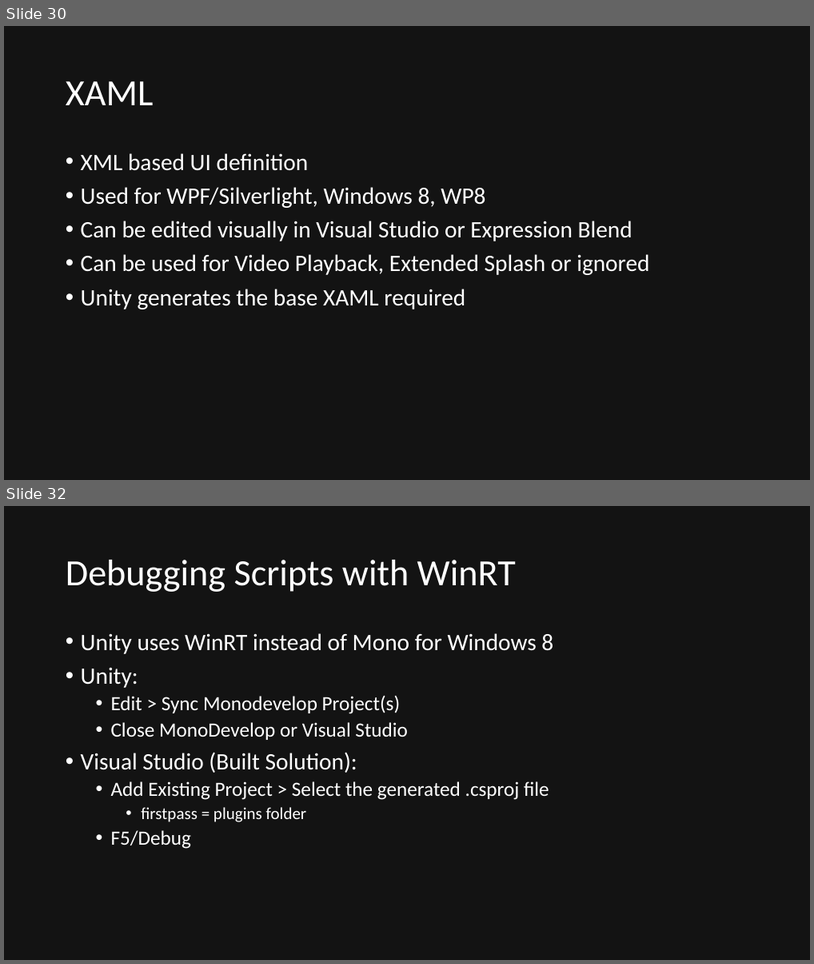
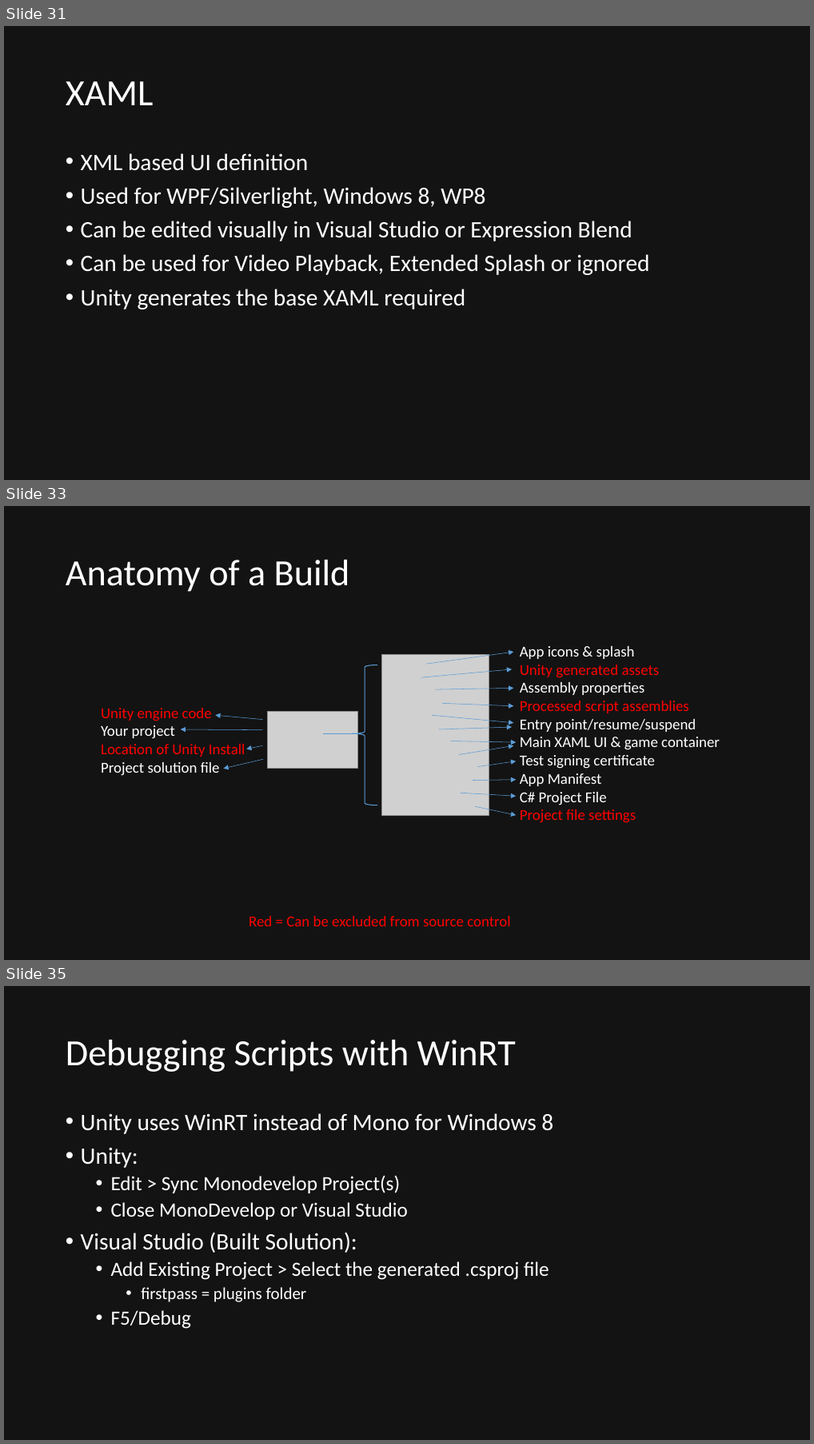
Before and after one commit to quandtm/UnitySTWorkshop, a slide deck: ST_Unity_101.pptx. Shown one above the other, each under a label of ours: slides 30 and 32 before the commit, slides 31, 33 and 35 after it; the slides between them are not shown. The pictures are 814x964 and 814x1444 pixels, drawn with LibreOffice and Linux fonts; fonts in the diff are those of the drawing; grey boxes stand for pictures. Boxes give left, top, right and bottom in pixels: in the first picture for what was removed or moved away, otherwise in the second. Text is boxed around its words. In the diff, an @@ line names an element or a change of style, - is before the commit and + after.

Commit message:
Build instructions and folder anatomy

```diff
--- a/ST_Unity_101.pptx
+++ b/ST_Unity_101.pptx
@@ slide 33 added at <box>4,506,810,960</box>, background #131313 @@
@@ title added at <box>66,560,350,592</box>, 44 pt, text #FFFFFF @@
+Anatomy of a Build
@@ text added at <box>520,646,720,823</box>, 18 pt, text #FFFFFF @@
+App icons & splash
+Unity generated assets
+Assembly properties
+Processed script assemblies
+Entry point/resume/suspend
+Main XAML UI & game container
+Test signing certificate
+App Manifest
+C# Project File
+Project file settings
@@ left brace added at <box>353,665,378,805</box>, outline #5B9BD5 1 pt @@
@@ picture added at <box>382,654,489,815</box> @@
@@ arrow added from (422, 677) to (512, 669), #5B9BD5 0.5 pt @@
@@ arrow added from (427, 664) to (514, 652), #5B9BD5 0.5 pt @@
@@ arrow added from (435, 689) to (514, 688), #5B9BD5 0.5 pt @@
@@ text added at <box>101,708,246,776</box>, 18 pt, text #FF0000 @@
+Unity engine code
+Your project
+Location of Unity Install
+Project solution file
@@ arrow added from (263, 720) to (216, 716), #5B9BD5 0.5 pt @@
@@ picture added at <box>268,711,358,768</box> @@
@@ arrow added from (432, 716) to (514, 723), #5B9BD5 0.5 pt @@
@@ arrow added from (442, 704) to (514, 706), #5B9BD5 0.5 pt @@
@@ arrow added from (263, 730) to (181, 729), #5B9BD5 0.5 pt @@
@@ arrow added from (263, 745) to (246, 748), #5B9BD5 0.5 pt @@
@@ line added from (353, 733) to (323, 733), #5B9BD5 1 pt @@
@@ arrow added from (439, 729) to (512, 727), #5B9BD5 0.5 pt @@
@@ arrow added from (451, 740) to (516, 742), #5B9BD5 0.5 pt @@
@@ arrow added from (459, 755) to (514, 745), #5B9BD5 0.5 pt @@
@@ arrow added from (263, 759) to (223, 768), #5B9BD5 0.5 pt @@
@@ arrow added from (478, 767) to (516, 761), #5B9BD5 0.5 pt @@
@@ arrow added from (461, 792) to (516, 796), #5B9BD5 0.5 pt @@
@@ arrow added from (473, 780) to (516, 780), #5B9BD5 0.5 pt @@
@@ arrow added from (476, 806) to (516, 815), #5B9BD5 0.5 pt @@
@@ text added at <box>249,916,510,926</box>, 18 pt, text #FF0000 @@
+Red = Can be excluded from source control
@@ what was slide 30 is now slide 31 @@
@@ what was slide 32 is now slide 35 @@
```
Also in this commit, not shown: 3 slides changed, 3 other slides added, 18 other files.
